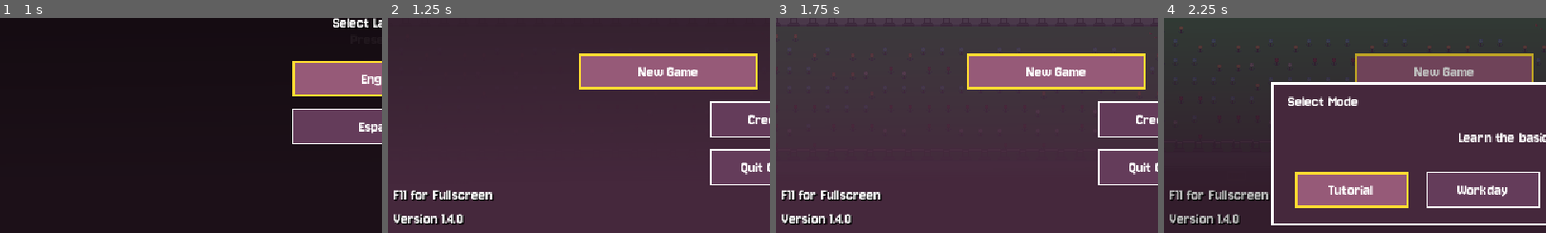
Above: before the commit, frames 1-4 (left to right).
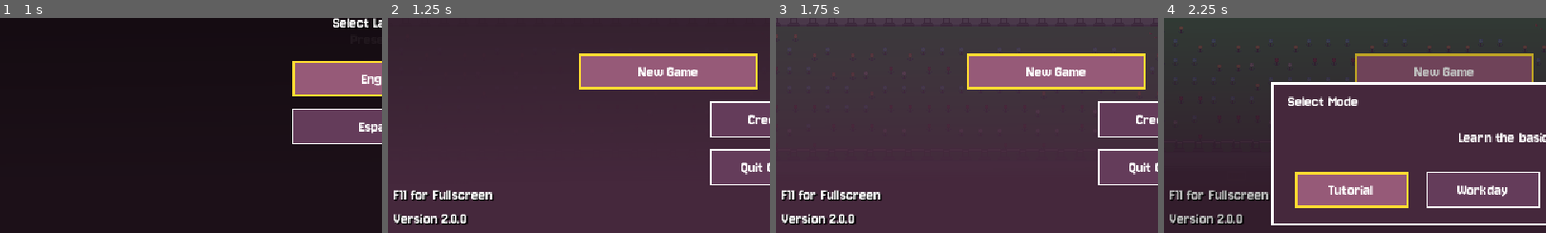
Above: after the commit, the same moments.

Repository: Jaludex/VibeTaxi-Godot
Game: Godot game, scene res://src/menus/opening.tscn
The game is run twice, just before and just after one commit, with the same random seed, the same clock (stepped at 60 frames per second) and the same inputs. Sound files missing from this copy of the repository are replaced by a short silence.
Inputs (mouse positions are % of the whole screen's width and height, from its top left):
- Up to frame 1 (1 s): tap Enter (ui_accept) at 0.5, 0.77 s; move the mouse to (72, 45) at 0.52 s; press the mouse at (72, 45) at 0.53 s; hold Right (steer_right) from 0.53 s (still down)
- Up to frame 2 (1.25 s): keep holding Right (steer_right)
- Up to frame 3 (1.75 s): release Right (steer_right) at 1.25 s; release the mouse at (72, 45) at 1.25 s; click "New Game" at 1.25 s
- Up to frame 4 (2.25 s): click "New Game" at 2 s
The pictures show only the part of the screen within x 0-50%, y 50-100%; the shares and areas given below are measured in that part.

Frame 1 is identical in both runs. In frame 2, 0.2% of the frame differs, in the area x 14-21%, y 91-96%; in frame 3, 0.2%; in frame 4, 0.2%.

Commit message:
chore(release): bump version to 2.0.0 and add read-only butler dry-run check

Diff:
--- a/project.godot
+++ b/project.godot
@@ -11,7 +11,7 @@
 [application]
 
 config/name="Vibe Taxi"
-config/version="1.4.0"
+config/version="2.0.0"
 run/main_scene="res://src/menus/opening.tscn"
 config/features=PackedStringArray("4.7", "GL Compatibility")
 boot_splash/bg_color=Color(0.078431375, 0.05490196, 0.1882353, 1)
--- a/src/autoload/game_constants.gd
+++ b/src/autoload/game_constants.gd
@@ -4,7 +4,7 @@
 ## Central registry of balanced gameplay constants, definitions, and visual palettes.
 
 const TITLE: String = "Vibe Taxi"
-const VERSION: String = "1.4.0"
+const VERSION: String = "2.0.0"
 
 const VIRTUAL_WIDTH: int = 640
 const VIRTUAL_HEIGHT: int = 360
Not shown, changed: export_presets.cfg
